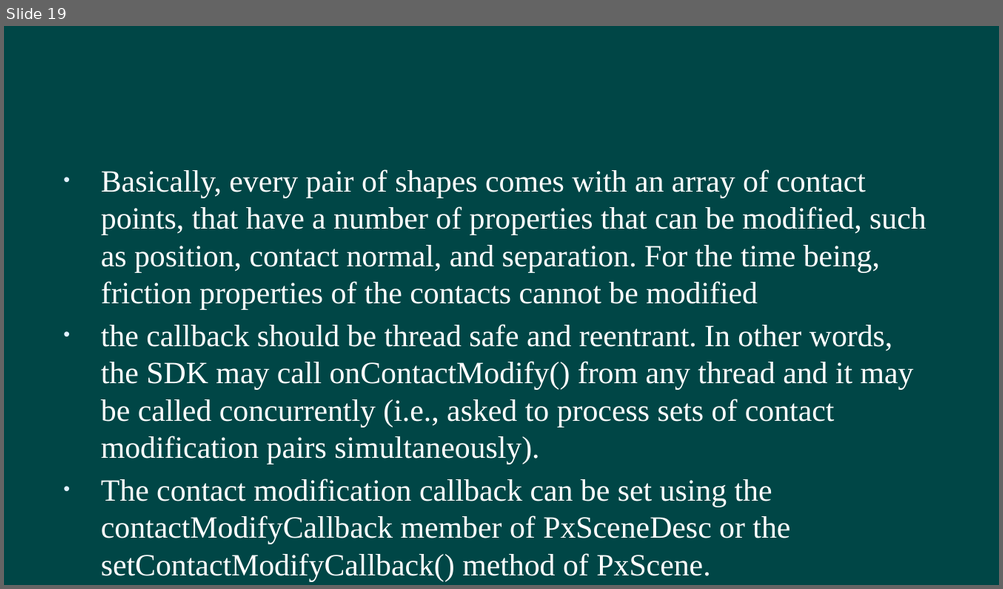
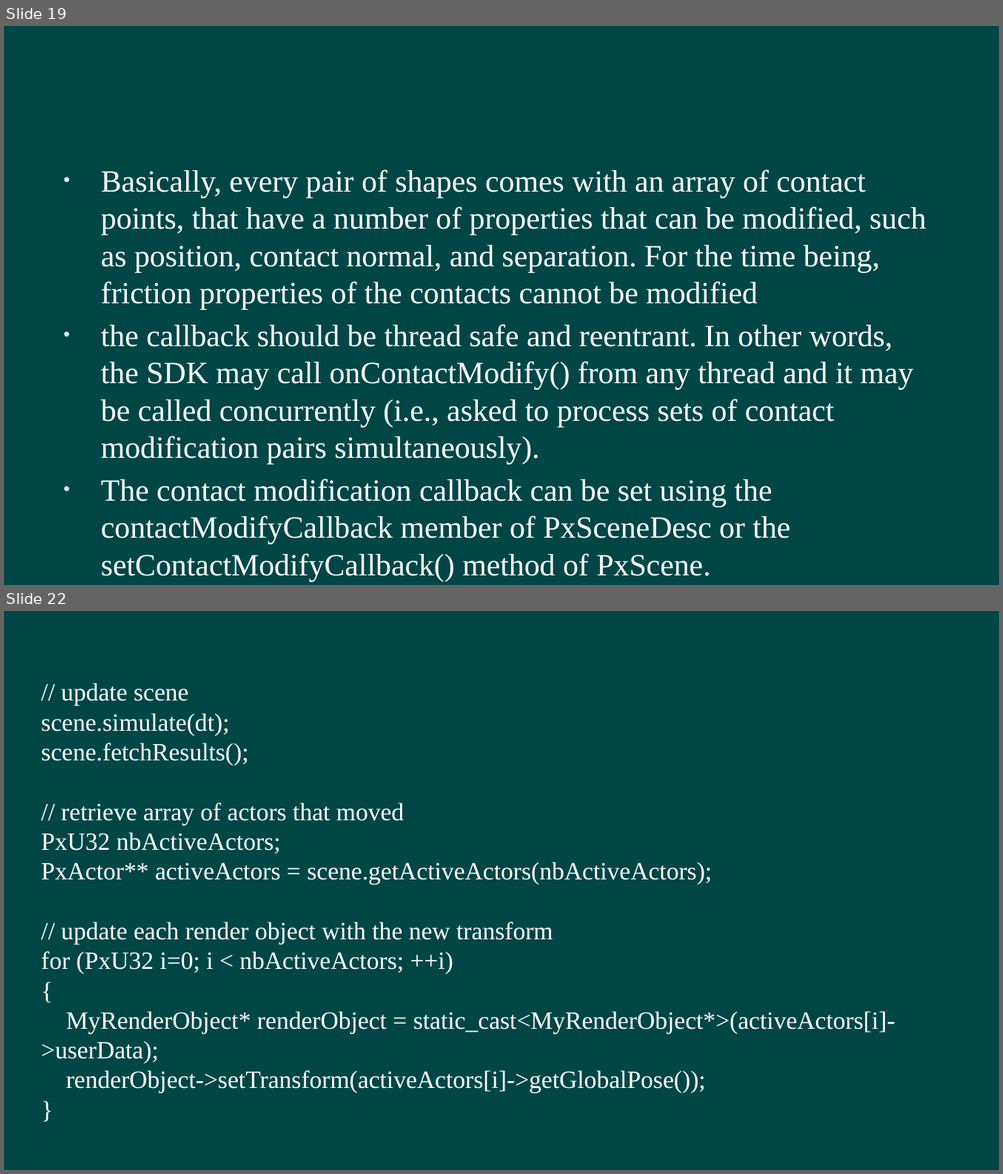
Before and after one commit to hanhonglei/Course_GamePhysics, a slide deck: Slides/7 Callbacks and Customization/Callbacks and Customization.pptx. Shown one above the other, each under a label of ours: slide 19 before the commit, slides 19 and 22 after it; the slides between them are not shown. The pictures are 1003x589 and 1003x1174 pixels, drawn with LibreOffice and Linux fonts; fonts in the diff are those of the drawing; background and template pictures are left out. Boxes give left, top, right and bottom in pixels: in the first picture for what was removed or moved away, otherwise in the second. Text is boxed around its words. In the diff, an @@ line names an element or a change of style, - is before the commit and + after.

```diff
--- a/Slides/7 Callbacks and Customization/Callbacks and Customization.pptx
+++ b/Slides/7 Callbacks and Customization/Callbacks and Customization.pptx
@@ slide 22 added at [4, 611, 999, 1170], background #004646 @@
@@ text added at [41, 683, 895, 1093], 18 pt, text #FFFFFF @@
+// update scene
+scene.simulate(dt);
+scene.fetchResults();
+// retrieve array of actors that moved
+PxU32 nbActiveActors;
+PxActor** activeActors = scene.getActiveActors(nbActiveActors);
+// update each render object with the new transform
+for (PxU32 i=0; i < nbActiveActors; ++i)
+{
+MyRenderObject* renderObject = static_cast<MyRenderObject*>(activeActors[i]->userData);
+renderObject->setTransform(activeActors[i]->getGlobalPose());
+}
```
Also in this commit, not shown: 2 slides changed, 1 other slide added, 2 slides removed, 12 other files.
